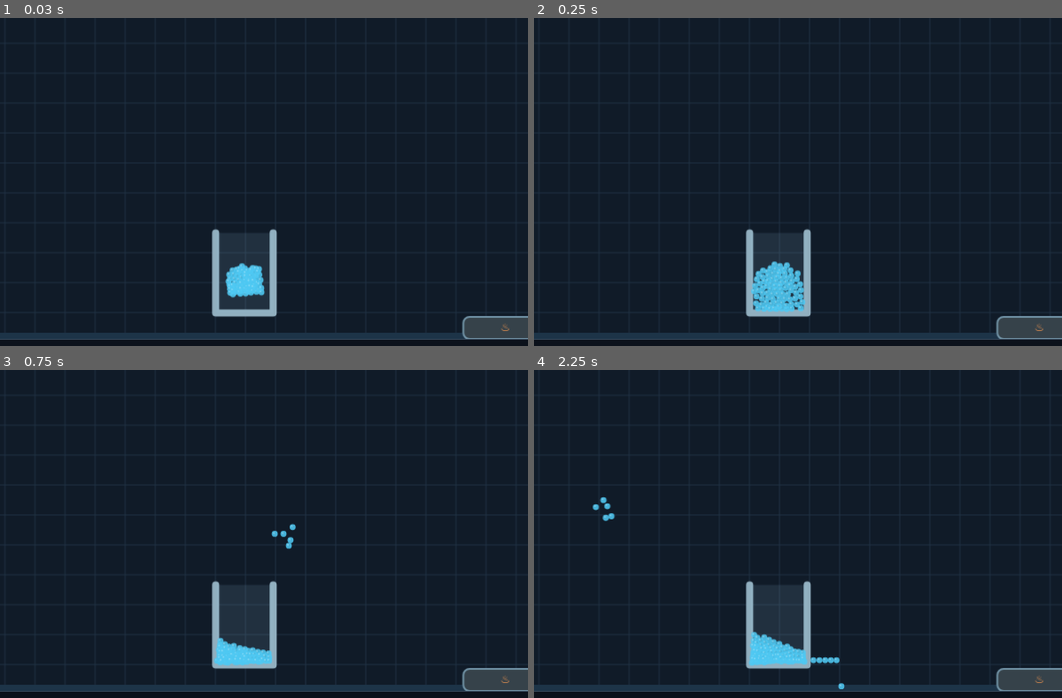
Above: before the commit, frames 1-4 (two rows, left to right).
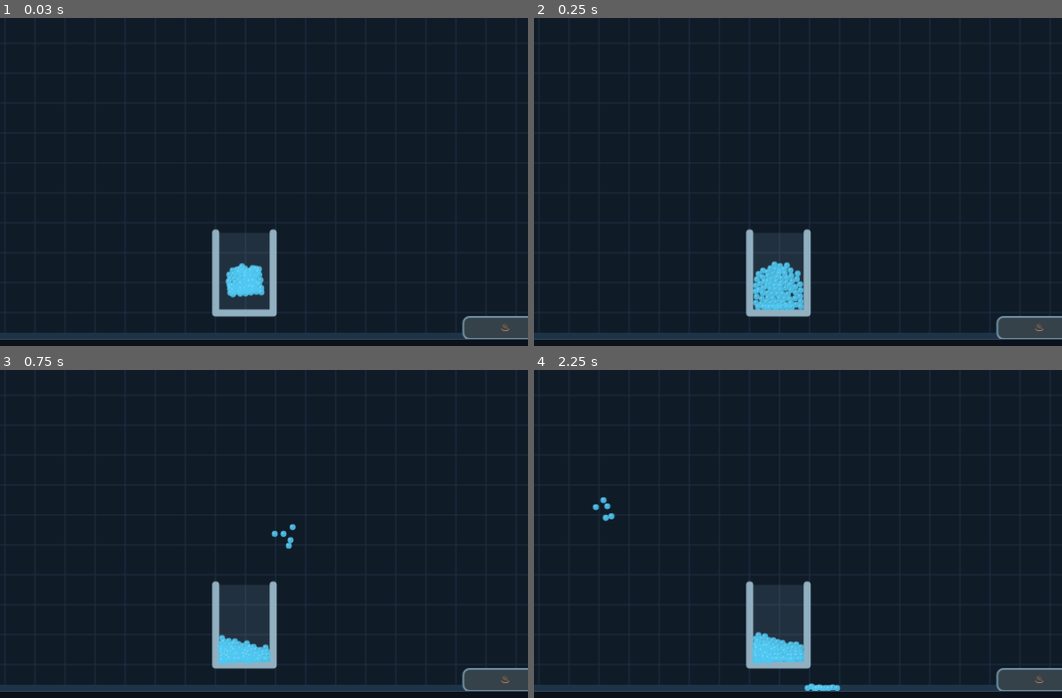
Above: after the commit, the same moments.

Repository: vexelkang-cell/gamepai
Game: browser game, page games/water-simulator/index.html
The game is run twice, just before and just after one commit, with the same random seed, the same clock (stepped at 60 frames per second) and the same inputs.
Inputs (mouse positions are % of the whole screen's width and height, from its top left):
- Up to frame 1 (0.03 s): no input
- Up to frame 2 (0.25 s): no input
- Up to frame 3 (0.75 s): click (50, 37) at 0.27 s
- Up to frame 4 (2.25 s): click (50, 43) at 1.07 s; tap Space at 1.1, 1.6, 2.1 s; click (30, 31) at 1.67 s
The pictures show only the part of the screen within x 23-73%, y 18-68%; the shares and areas given below are measured in that part.

Frame 1 is identical in both runs. In frame 2, 0.1% of the frame differs, in the area x 41-52%, y 79-90%; in frame 3, 0.3%; in frame 4, 0.6%, in the area x 40-59%, y 79-98%.

Commit message:
Use solid vessel wall collisions without pulling escaped water inward

Diff:
--- a/games/water-simulator/index.html
+++ b/games/water-simulator/index.html
@@ -190,7 +190,7 @@
   document.getElementById('resetBtn').onclick=()=>{clear();['gravity','speed','ambient','brush'].forEach((id,i)=>{let e …(337 unchanged characters)…
   [['gravity','gravityValue',v=>Number(v).toFixed(1)+'×'],['speed','speedValue',v=>Number(v).toFixed(1)+'×'],['ambient' …(193 unchanged characters)…
   function segments(o){return o.type==='Panci'||o.type==='Gelas'||o.type==='Ember'||o.type==='Botol'?3:o.type==='Kaca'||o.type==='Selang'?1:4}
-  function collide(p,o){let c=Math.cos(o.angle),s=Math.sin(o.angle),rx=p.x-o.x,ry=p.y-o.y,qx=rx*c+ry*s,qy=-rx*s+ry*c,w=o.w/2,h=o.h/2,count=segments(o);for(let k=0;k<count;k++){let ax,ay,bx,by;if(count===1){ax=-w;ay=0;bx=w;by=0}else if(count===3){if(k===0){ax=-w;ay=-h;bx=-w;by=h}else if(k===1){ax=w;ay=-h;bx=w;by=h}else{ax=-w;ay=h;bx=w;by=h}}else if(k===0){ax=-w;ay=-h;bx=w;by=-h}else if(k===1){ax=-w;ay=h;bx=w;by=h}else if(k===2){ax=-w;ay=-h;bx=-w;by=h}else{ax=w;ay=-h;bx=w;by=h}if(count===3&&p.type==='Air'&&k<2&&qy< -h)continue;let dx=bx-ax,dy=by-ay,t=Math.max(0,Math.min(1,((qx-ax)*dx+(qy-ay)*dy)/(dx*dx+dy*dy))),cx=ax+t*dx,cy=ay+t*dy,nx=qx-cx,ny=qy-cy,d=Math.hypot(nx,ny);if(d<p.r+2){if(d<.001){nx=-dy;ny=dx;d=Math.hypot(nx,ny)}nx/=d;ny/=d;let wx=nx*c-ny*s,wy=nx*s+ny*c,over=p.r+2-d;p.x+=wx*over;p.y+=wy*over;let vn=p.vx …(228 unchanged characters)…
+  function collide(p,o){let c=Math.cos(o.angle),s=Math.sin(o.angle),rx=p.x-o.x,ry=p.y-o.y,qx=rx*c+ry*s,qy=-rx*s+ry*c,w=o.w/2,h=o.h/2,count=segments(o),wallRadius=p.r+(count===3?4:2);for(let k=0;k<count;k++){let ax,ay,bx,by;if(count===1){ax=-w;ay=0;bx=w;by=0}else if(count===3){if(k===0){ax=-w;ay=-h;bx=-w;by=h}else if(k===1){ax=w;ay=-h;bx=w;by=h}else{ax=-w;ay=h;bx=w;by=h}}else if(k===0){ax=-w;ay=-h;bx=w;by=-h}else if(k===1){ax=-w;ay=h;bx=w;by=h}else if(k===2){ax=-w;ay=-h;bx=-w;by=h}else{ax=w;ay=-h;bx=w;by=h}if(count===3&&p.type==='Air'&&k<2&&qy< -h)continue;let dx=bx-ax,dy=by-ay,t=Math.max(0,Math.min(1,((qx-ax)*dx+(qy-ay)*dy)/(dx*dx+dy*dy))),cx=ax+t*dx,cy=ay+t*dy,nx=qx-cx,ny=qy-cy,d=Math.hypot(nx,ny);if(d<wallRadius){if(d<.001){nx=-dy;ny=dx;d=Math.hypot(nx,ny)}nx/=d;ny/=d;let wx=nx*c-ny*s,wy=nx*s+ny*c,over=wallRadius-d;p.x+=wx*over;p.y+=wy*over;let vn=p.vx …(228 unchanged characters)…
   function containWater(p,o){
     if(p.type!=='Air'||!['Panci','Gelas','Ember','Botol'].includes(o.type))return;
     const q=local(o,p.x,p.y),halfW=o.w/2,halfH=o.h/2,pad=p.r+2;
@@ -264,7 +264,7 @@
     source.vy=sn*side*.9+1.55+Math.random()*.45;
   }
   function step(dt){frame++;let grav=+document.getElementById('gravity').value,ambient=+document.getElementById('ambient').value;
-    for(let o of objects){if(pointer&&pointer.grab===o){cons …(636 unchanged characters)… y-o.y)<o.h/2+water.r+5){collide(water,o);containWater(water,o)}}}}o.vx=0;o.vy=0}else if(!pointer||poin …(239 unchanged characters)…
+    for(let o of objects){if(pointer&&pointer.grab===o){cons …(636 unchanged characters)… y-o.y)<o.h/2+water.r+5){collide(water,o)}}}}o.vx=0;o.vy=0}else if(!pointer||poin …(239 unchanged characters)…
       if(o.type==='Kompor'||o.type==='Pendingin'){for(let p of particles){let dx=p.x-o.x,dy=p.y-o.y;if(Math.abs(dx)<o.w*.75&&Math.abs(dy)<90)p.temp+=(o.type==='Kompor'?2.4:-2.5)*dt*(1-Math.abs(dy)/110)}}
       if(o.type==='Kipas'){for(let p of particles)if(Math.abs(p.y-o.y)<75&&p.x>o.x&&p.x<o.x+180)p.vx+=.12*dt}
       if((o.type==='Keran air'||o.type==='Pompa air')&&frame%8===0)spawn('Air',o.x+o.w*.3,o.y+o.h*.5,2);
@@ -286,7 +286,6 @@
       if(p.x<p.r){p.x=p.r;p.vx=Math.abs(p.vx)*.35}if(p.x>W-p.r){p.x=W-p.r;p.vx=-Math.abs(p.vx)*.35}
       if(p.y<p.r){p.y=p.r;p.vy=Math.abs(p.vy)*.3}if(p.y>H-p.r){p.y=H-p.r;p.vy=-Math.abs(p.vy)*.25;p.vx*=.86}
       for(let o of objects)if(Math.abs(p.x-o.x)<o.w/2+25&&Math.abs(p.y-o.y)<o.h/2+25)collide(p,o);
-      for(let o of objects)if(Math.abs(p.x-o.x)<o.w/2+35&&Math.abs(p.y-o.y)<o.h/2+35)containWater(p,o);
     }
     for(let i=0;i<particles.length;i++){let p=particles[i],gx=Math.max(0,Math.min(cols-1,Math.floor(p.x/cell))),gy=Math.max(0,Math.min(rows-1,Math.floor(p.y/cell))),key=gy*cols+gx;if(heads[key]===-1)activeCells.push(key);p.next=heads[key];heads[key]=i}
     for(let i=0;i<particles.length;i++){let p=particles[i],gx=Math.floor(p.x/cell),gy=Math.floor(p.y/cell);for(let iy=- …(794 unchanged characters)…
